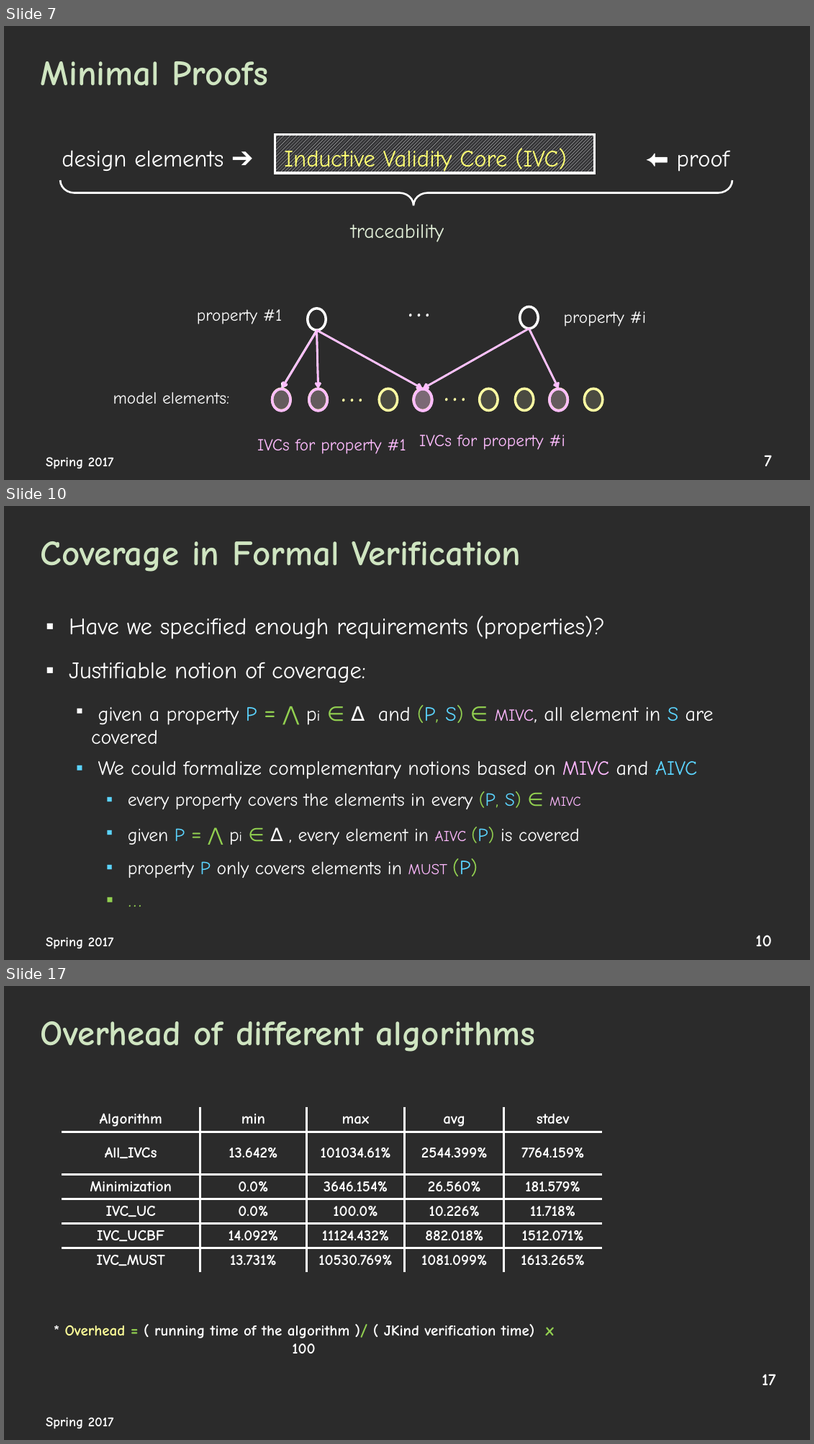
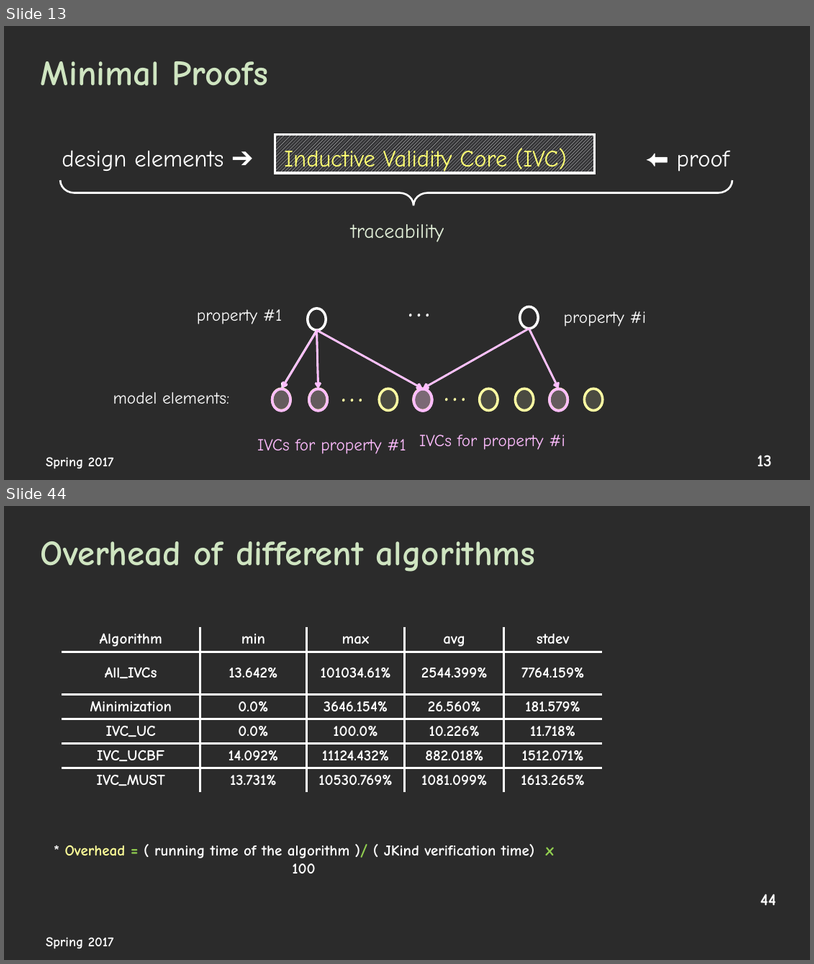
Before and after one commit to elaghs/Working, a slide deck: presentations/WPE_coverage.pptx. Shown one above the other, each under a label of ours: slides 7, 10 and 17 before the commit, slides 13 and 44 after it; the slides between them are not shown. The pictures are 814x1444 and 814x964 pixels, drawn with LibreOffice and Linux fonts; fonts in the diff are those of the drawing; background and template pictures are left out; a plain dark background stands for a picture behind light text. Boxes give left, top, right and bottom in pixels: in the first picture for what was removed or moved away, otherwise in the second. Text is boxed around its words. In the diff, an @@ line names an element or a change of style, - is before the commit and + after.

```diff
--- a/presentations/WPE_coverage.pptx
+++ b/presentations/WPE_coverage.pptx
@@ slide 10 removed at bbox=[4, 506, 810, 960], background picture (left out) @@
@@ title removed at bbox=[41, 541, 522, 572] @@
-Coverage in Formal Verification
@@ text removed at bbox=[69, 615, 714, 878] @@
-▪ Have we specified enough requirements (properties)?
-▪ Justifiable notion of coverage:
-  ▪ given a property P = ⋀ pi ∈ ∆ and (P, S) ∈ MIVC, all element in S are covered
-  ▪ We could formalize complementary notions based on MIVC and AIVC
-    ▪ every property covers the elements in every (P, S) ∈ MIVC
-    ▪ given P = ⋀ pi ∈ ∆ , every element in AIVC (P) is covered
-    ▪ property P only covers elements in MUST (P)
-    ▪ …
@@ text removed at bbox=[46, 937, 114, 949] @@
-Spring 2017
@@ page number removed at bbox=[756, 934, 772, 946] @@
-10
@@ what was slide 7 is now slide 13 @@
@@ page number at bbox=[757, 454, 772, 466]: text changed @@
-7
+13
@@ what was slide 17 is now slide 44 @@
@@ page number at bbox=[761, 893, 777, 905]: text changed @@
-17
+44
```
Also in this commit, not shown: 14 slides changed, 24 slides added, 3 other slides removed, 3 other files.
